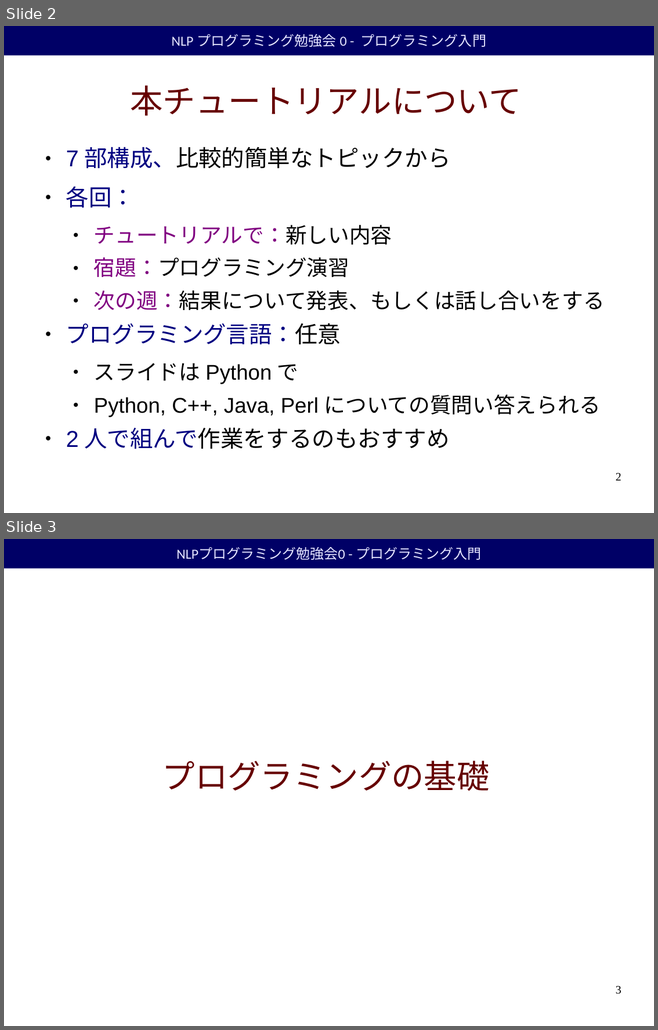
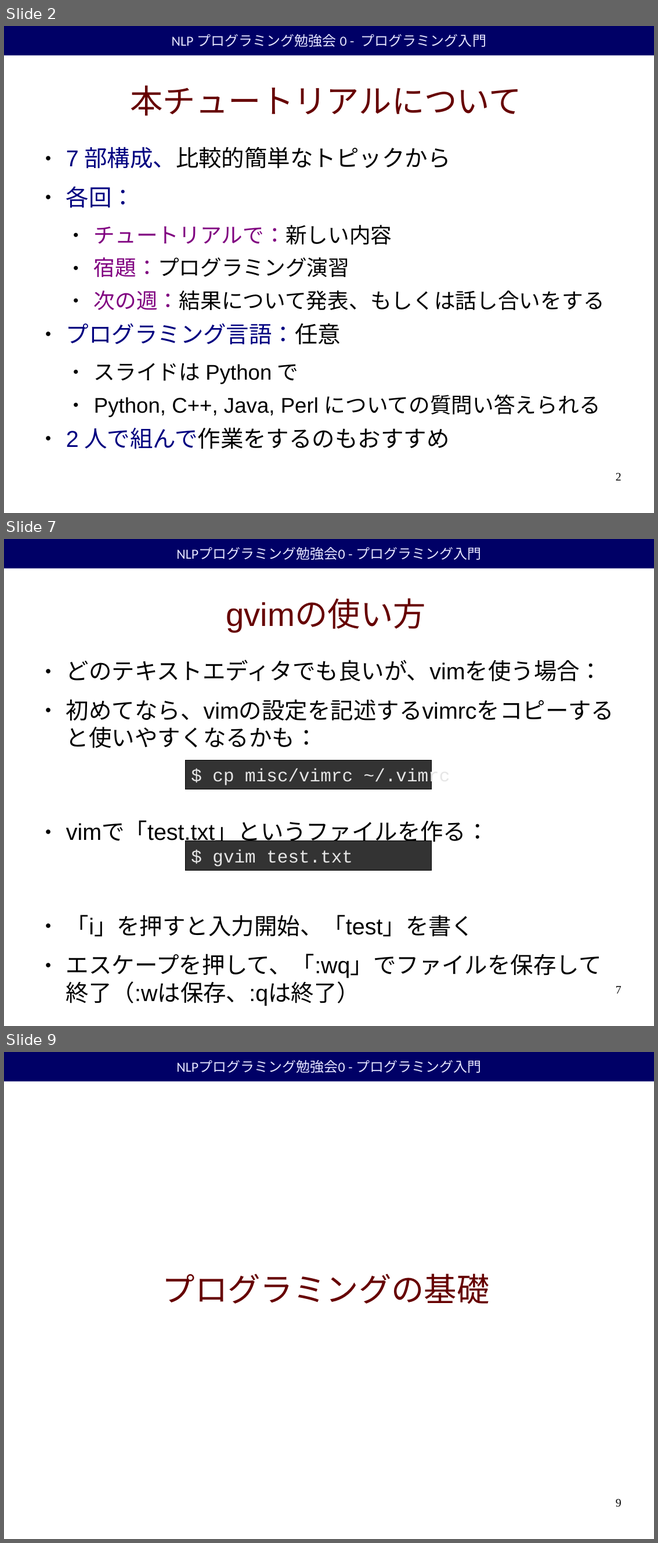
Before and after one commit to duffrind/nlppractice, a slide deck: 00-intro/nlp-programming-ja-00-intro.odp. Shown one above the other, each under a label of ours: slides 2 and 3 before the commit, slides 2, 7 and 9 after it; the slides between them are not shown. The pictures are 658x1030 and 658x1543 pixels, drawn with LibreOffice and Linux fonts; fonts in the diff are those of the drawing; background and template pictures are left out. Boxes give left, top, right and bottom in pixels: in the first picture for what was removed or moved away, otherwise in the second. Text is boxed around its words. In the diff, an @@ line names an element or a change of style, - is before the commit and + after.

Commit message:
Added vimrc and updated slides

```diff
--- a/00-intro/nlp-programming-ja-00-intro.odp
+++ b/00-intro/nlp-programming-ja-00-intro.odp
@@ slide 7 added at (x1=4, y1=539, x2=654, y2=1026), background #FFFFFF; not listed: 1 template element that a slide beside it also shows @@
@@ title added at (x1=226, y1=600, x2=426, y2=632), 40 pt, text #660000 @@
+gvimの使い方
@@ text added at (x1=66, y1=660, x2=614, y2=1006), 28 pt, text #000000 @@
+● どのテキストエディタでも良いが、vimを使う場合：
+● 初めてなら、vimの設定を記述するvimrcをコピーすると使いやすくなるかも：
+● vimで「test.txt」というファイルを作る：
+● 「i」を押すと入力開始、「test」を書く
+● エスケープを押して、「:wq」でファイルを保存して終了（:wは保存、:qは終了）
@@ rectangle added at (x1=185, y1=760, x2=431, y2=790), fill #333333, outline #000000 0 pt, 22 pt, text #E6E6E6 @@
+$ cp misc/vimrc ~/.vimrc
@@ rectangle added at (x1=185, y1=841, x2=431, y2=871), fill #333333, outline #000000 0 pt, 22 pt, text #E6E6E6 @@
+$ gvim test.txt
@@ page number added at (x1=615, y1=986, x2=621, y2=994), 14 pt, text #000000 @@
+7
@@ what was slide 3 is now slide 9 @@
@@ page number at (x1=615, y1=1499, x2=621, y2=1507): text changed @@
-3
+9
```
Also in this commit, not shown: 2 slides changed, 4 other slides added, 4 other files.
